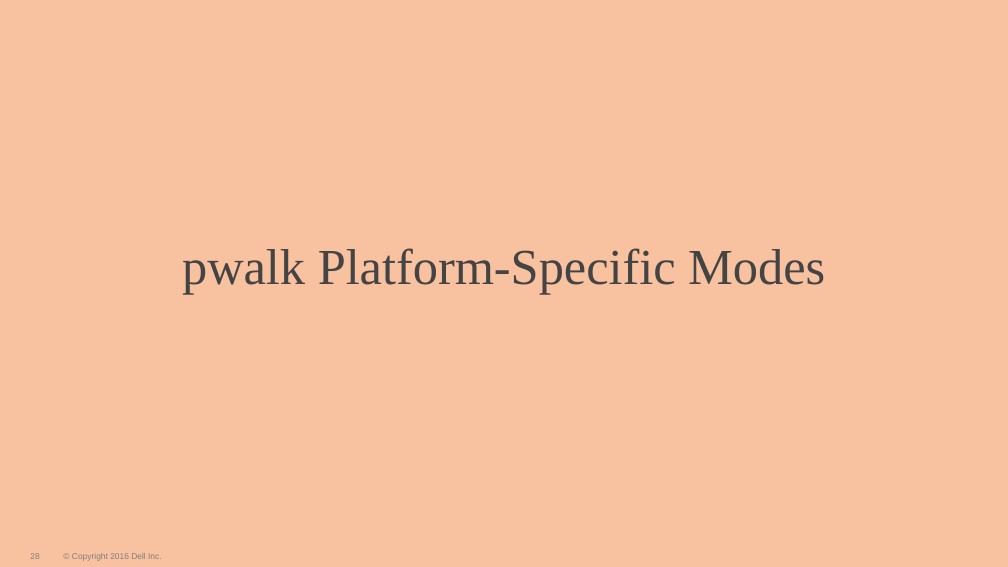
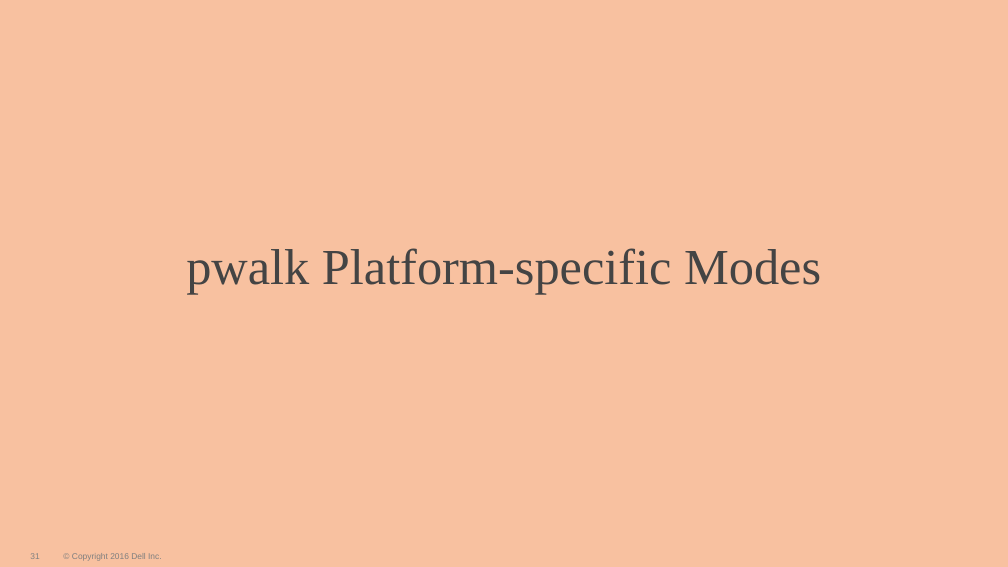
Before and after one commit to WhizBob/pwalk, a slide deck: slide 31 of doc/pwalk_slides.pptx (slide 28 before the commit). Drawn at 1008x567 pixels with LibreOffice and Linux fonts; fonts in the diff are those of the drawing; background and template pictures are left out. Boxes give left, top, right and bottom in pixels: in the first picture for what was removed or moved away, otherwise in the second. Text is boxed around its words. In the diff, an @@ line names an element or a change of style, - is before the commit and + after.

```diff
--- a/doc/pwalk_slides.pptx
+++ b/doc/pwalk_slides.pptx
@@ title at box(186, 248, 821, 294): text changed @@
-pwalk Platform-Specific Modes
+pwalk Platform-specific Modes
```
Also in this commit, not shown: 17 other slides changed, 8 slides added, 11 other files.
